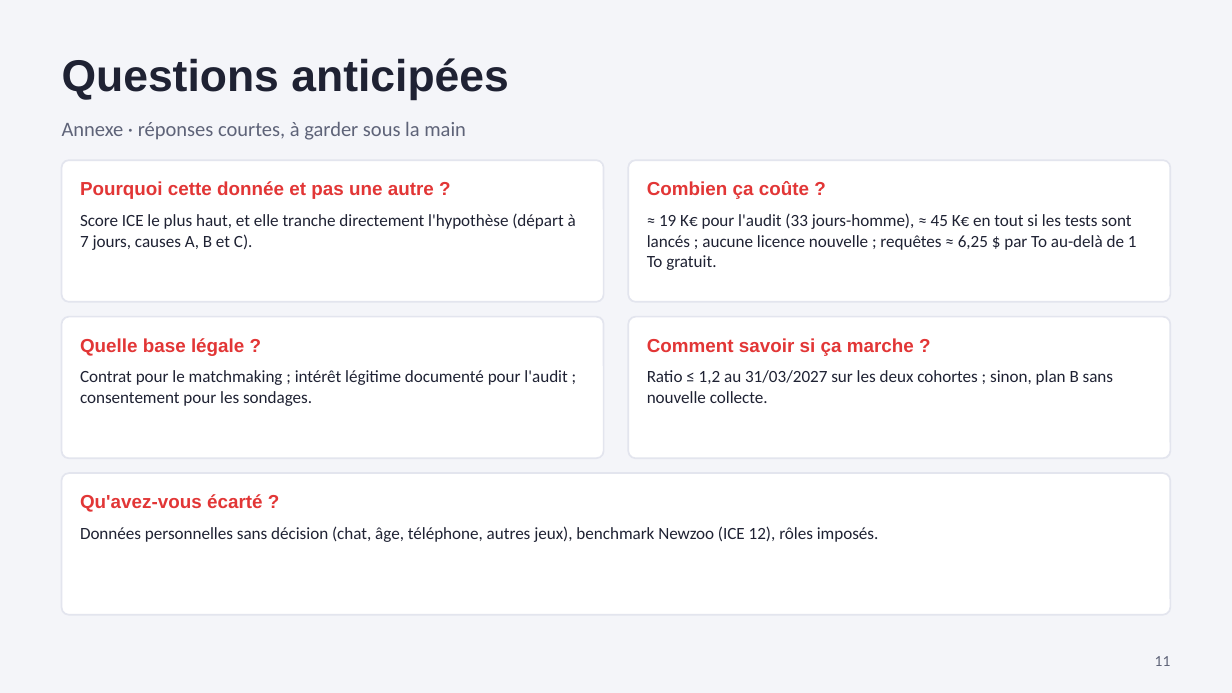
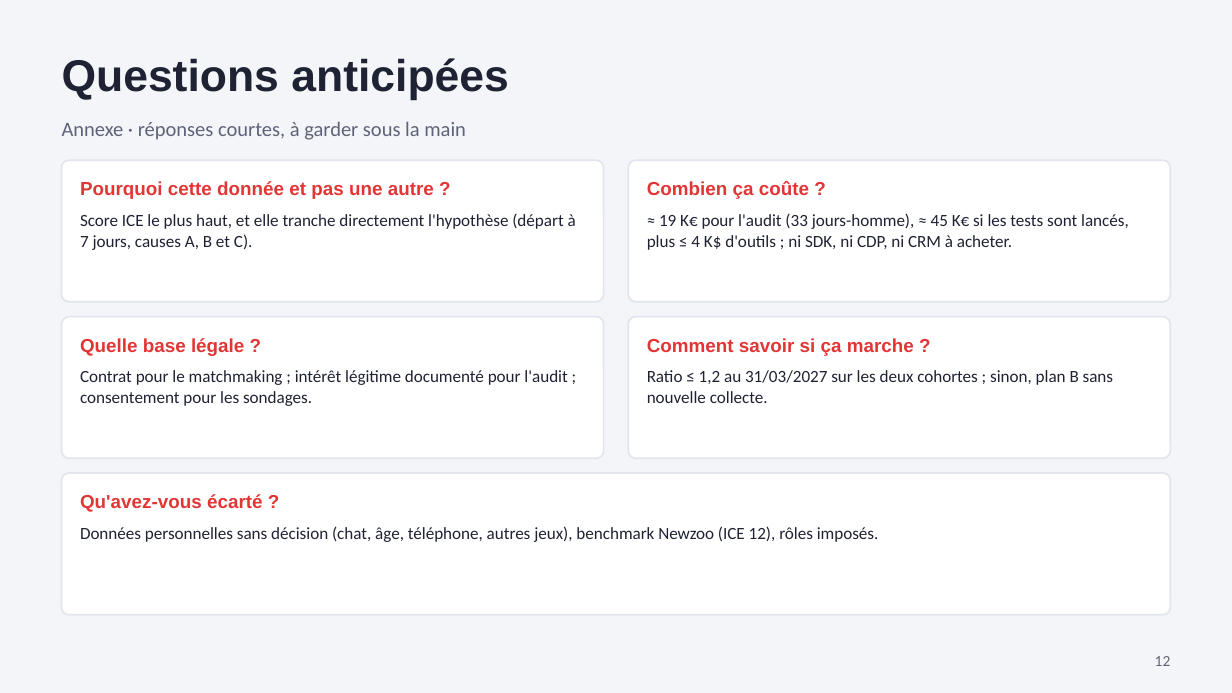
Before and after one commit to noeantoniov1-crypto/SOCIO, a slide deck: slide 12 of docs/presentation/pitch_marvel_rivals_netease.pptx (slide 11 before the commit). Drawn at 1232x693 pixels with LibreOffice and Linux fonts; fonts in the diff are those of the drawing. Boxes give left, top, right and bottom in pixels: in the first picture for what was removed or moved away, otherwise in the second. Text is boxed around its words. In the diff, an @@ line names an element or a change of style, - is before the commit and + after.

```diff
--- a/docs/presentation/pitch_marvel_rivals_netease.pptx
+++ b/docs/presentation/pitch_marvel_rivals_netease.pptx
@@ text at [647,213,1129,250]: text changed @@
-≈ 19 K€ pour l'audit (33 jours-homme), ≈ 45 K€ en tout si les tests sont lancés ; aucune licence nouvelle ; requêtes ≈ 6,25 $ par To au-delà de 1 To gratuit.
+≈ 19 K€ pour l'audit (33 jours-homme), ≈ 45 K€ si les tests sont lancés, plus ≤ 4 K$ d'outils ; ni SDK, ni CDP, ni CRM à acheter.
@@ text at [1155,656,1171,666]: text changed @@
-11
+12
```
Also in this commit, not shown: 2 other slides changed, 2 slides added, 1 slide removed, 1 other file.
